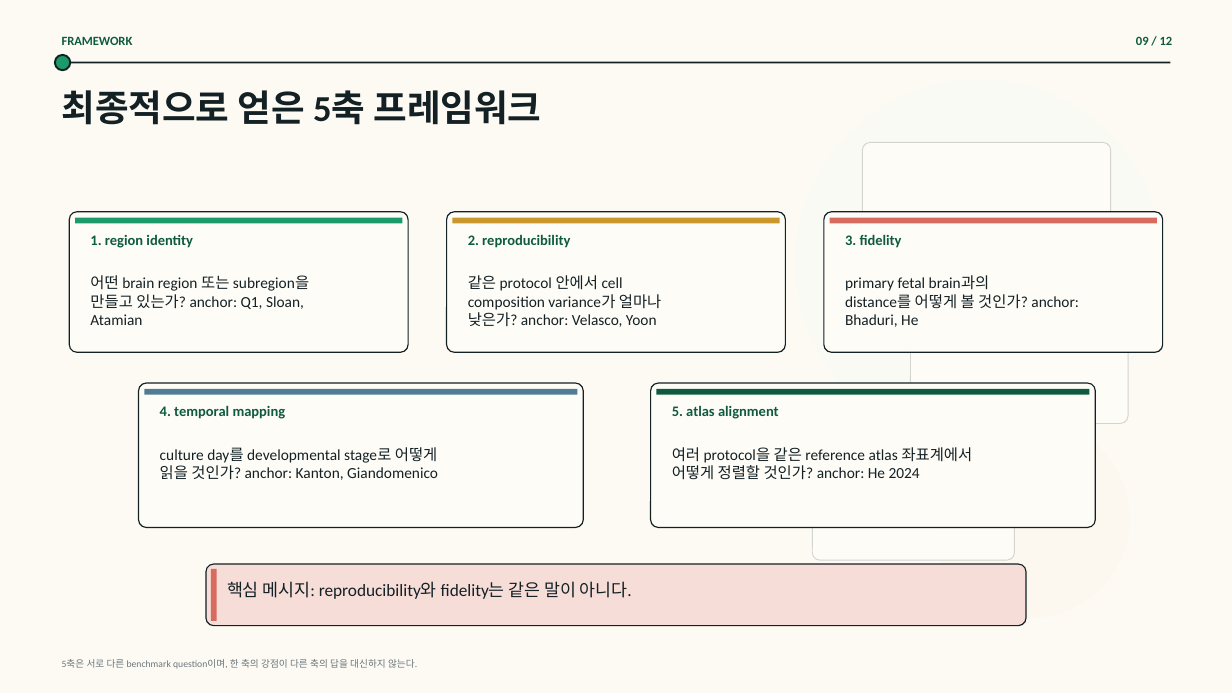
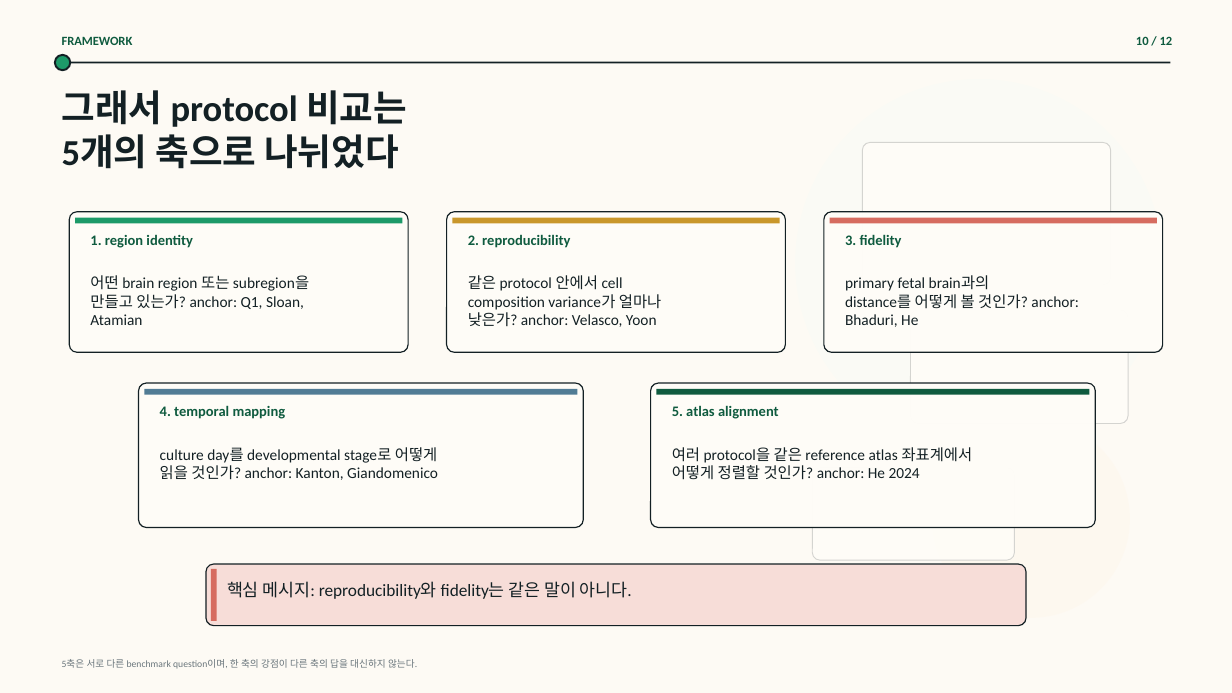
Before and after one commit to lewisdv/paperatlas, a slide deck: slide 10 of collections/organoid/presentation/brain-organoid-question-journey/outputs/output.pptx (slide 9 before the commit). Drawn at 1232x693 pixels with LibreOffice and Linux fonts; fonts in the diff are those of the drawing; background and template pictures are left out. Boxes give left, top, right and bottom in pixels: in the first picture for what was removed or moved away, otherwise in the second. Text is boxed around its words. In the diff, an @@ line names an element or a change of style, - is before the commit and + after.

```diff
--- a/collections/organoid/presentation/brain-organoid-question-journey/outputs/output.pptx
+++ b/collections/organoid/presentation/brain-organoid-question-journey/outputs/output.pptx
@@ text at bbox=[1136, 36, 1173, 45]: text changed @@
-09 / 12
+10 / 12
@@ text at bbox=[62, 90, 407, 169]: text changed @@
-최종적으로 얻은 5축 프레임워크
+그래서 protocol 비교는
+5개의 축으로 나뉘었다
```
Also in this commit, not shown: 5 other slides changed, 6 slides added, 6 slides removed, 1 other file.
